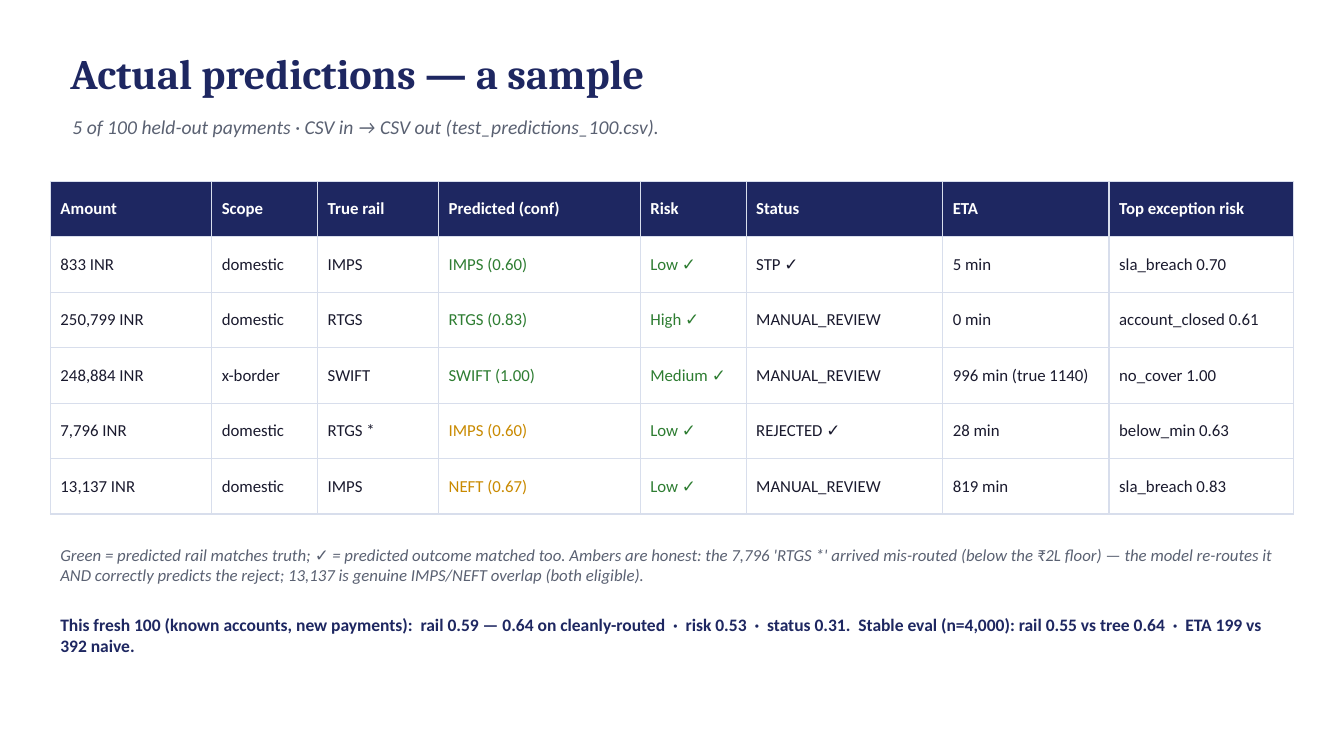
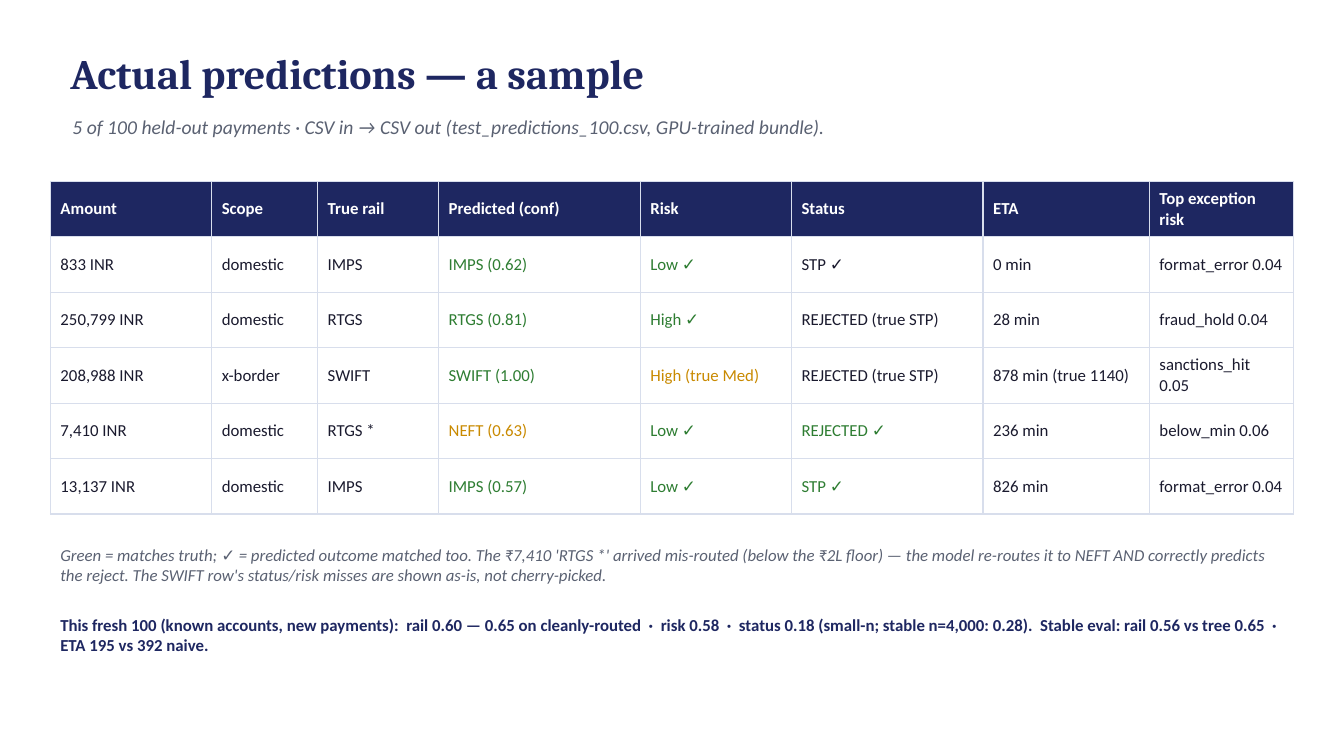
Before and after one commit to Bratz/txn-repr-poc, a slide deck: slide 11 of docs/txn_repr_evidence.pptx. Drawn at 1344x756 pixels with LibreOffice and Linux fonts; fonts in the diff are those of the drawing. Boxes give left, top, right and bottom in pixels: in the first picture for what was removed or moved away, otherwise in the second. Text is boxed around its words. In the diff, an @@ line names an element or a change of style, - is before the commit and + after.

```diff
--- a/docs/txn_repr_evidence.pptx
+++ b/docs/txn_repr_evidence.pptx
@@ text at box(72, 120, 824, 137): text changed @@
-5 of 100 held-out payments · CSV in → CSV out (test_predictions_100.csv).
+5 of 100 held-out payments · CSV in → CSV out (test_predictions_100.csv, GPU-trained bundle).
@@ table at box(50, 181, 1294, 499) @@
-row 2: 833 INR | domestic | IMPS | IMPS (0.60) | Low ✓ | STP ✓ | 5 min | sla_breach 0.70
+row 2: 833 INR | domestic | IMPS | IMPS (0.62) | Low ✓ | STP ✓ | 0 min | format_error 0.04
-row 3: 250,799 INR | domestic | RTGS | RTGS (0.83) | High ✓ | MANUAL_REVIEW | 0 min | account_closed 0.61
+row 3: 250,799 INR | domestic | RTGS | RTGS (0.81) | High ✓ | REJECTED (true STP) | 28 min | fraud_hold 0.04
-row 4: 248,884 INR | x-border | SWIFT | SWIFT (1.00) | Medium ✓ | MANUAL_REVIEW | 996 min (true 1140) | no_cover 1.00
+row 4: 208,988 INR | x-border | SWIFT | SWIFT (1.00) | High (true Med) | REJECTED (true STP) | 878 min (true 1140) | sanctions_hit 0.05
-row 5: 7,796 INR | domestic | RTGS * | IMPS (0.60) | Low ✓ | REJECTED ✓ | 28 min | below_min 0.63
+row 5: 7,410 INR | domestic | RTGS * | NEFT (0.63) | Low ✓ | REJECTED ✓ | 236 min | below_min 0.06
-row 6: 13,137 INR | domestic | IMPS | NEFT (0.67) | Low ✓ | MANUAL_REVIEW | 819 min | sla_breach 0.83
+row 6: 13,137 INR | domestic | IMPS | IMPS (0.57) | Low ✓ | STP ✓ | 826 min | format_error 0.04
@@ text colour #1A1A2E to #2E7D32 in "REJECTED ✓" @@
@@ text at box(60, 549, 1265, 584): text changed @@
-Green = predicted rail matches truth; ✓ = predicted outcome matched too. Ambers are honest: the 7,796 'RTGS *' arrived mis-routed (below the ₹2L floor) — the model re-routes it AND correctly predicts the reject; 13,137 is genuine IMPS/NEFT overlap (both eligible).
+Green = matches truth; ✓ = predicted outcome matched too. The ₹7,410 'RTGS *' arrived mis-routed (below the ₹2L floor) — the model re-routes it to NEFT AND correctly predicts the reject. The SWIFT row's status/risk misses are shown as-is, not cherry-picked.
@@ text at box(60, 618, 1265, 651): text changed; size 12.5 to 12 pt @@
-This fresh 100 (known accounts, new payments): rail 0.59 — 0.64 on cleanly-routed · risk 0.53 · status 0.31. Stable eval (n=4,000): rail 0.55 vs tree 0.64 · ETA 199 vs 392 naive.
+This fresh 100 (known accounts, new payments): rail 0.60 — 0.65 on cleanly-routed · risk 0.58 · status 0.18 (small-n; stable n=4,000: 0.28). Stable eval: rail 0.56 vs tree 0.65 · ETA 195 vs 392 naive.
```
Also in this commit, not shown: 6 other slides changed, 3 other files.
